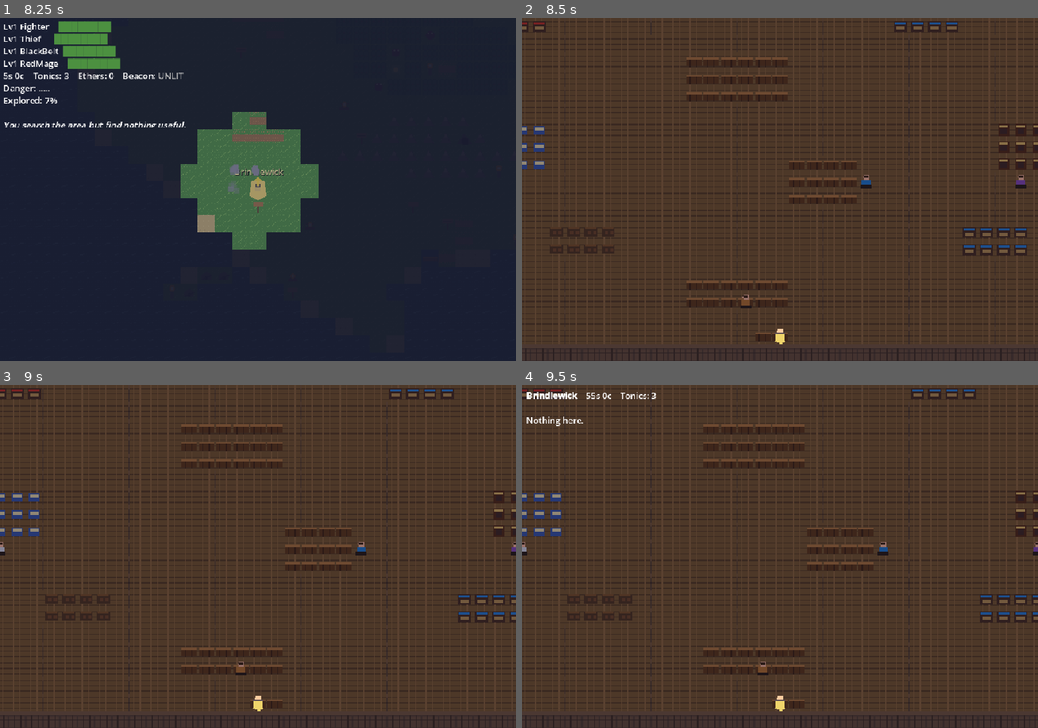
Above: before the commit, frames 1-4 (two rows, left to right).
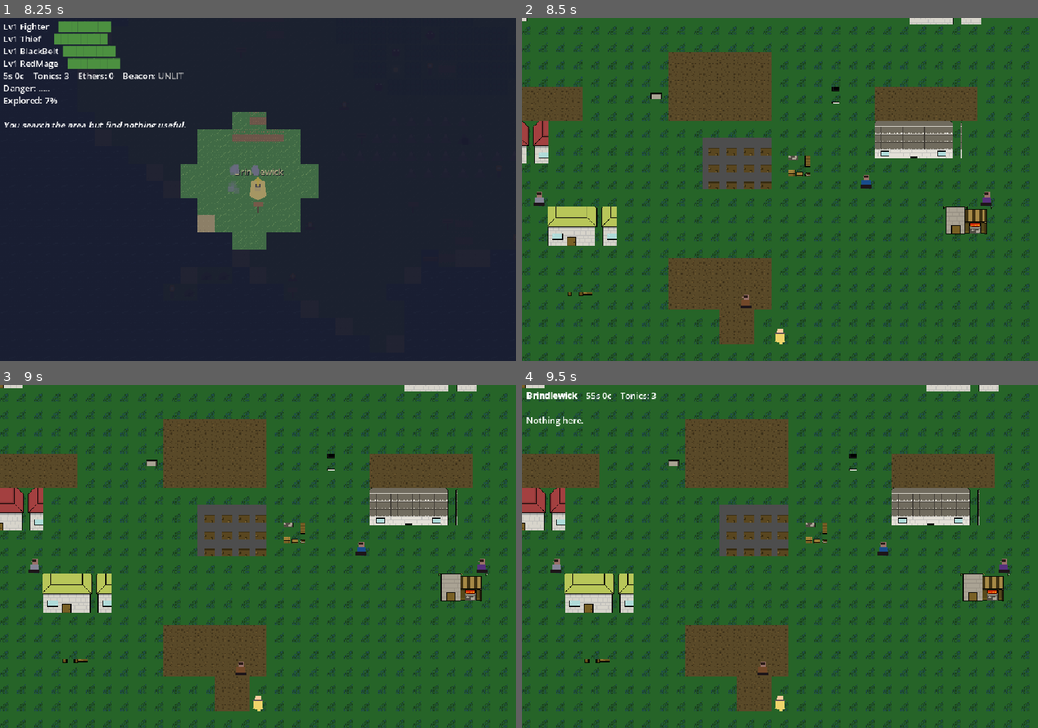
Above: after the commit, the same moments.

Repository: wink-/lanternhouse
Game: Godot game, scene res://scenes/title/title.tscn
Two runs of this game, one before a commit and one after it. Both use one fixed random seed, a clock stepped at 60 frames per second and the inputs below.
Inputs:
- Up to frame 1 (8.25 s): tap Enter at 0.5, 2, 2.1, 3.5 s; hold D (move_right) 0.53-1.28 s; tap E (interact) at 0.6 s; tap Space at 0.77, 1.25, 1.52, 2.75, 3.02, 3.77, 4.25, 4.52, 6.02, 6.77, 7.52 s; hold S (move_down) 1.28-2.03 s; tap 1 at 1.35 s; hold D (move_right) 2.03-2.78 s; hold W (move_up) 2.78-3.53 s; tap 2 at 2.85 s; hold A (move_left) 3.53-5.03 s; tap 3 at 3.6 s; tap Escape at 4.15 s; tap 4 at 4.35 s; hold S (move_down) 5.03-5.78 s; tap 5 at 5.1 s; hold D (move_right) 5.78-6.53 s; tap Tab at 5.85 s; hold W (move_up) 6.53-7.28 s; tap M at 6.6 s; hold D (move_right) 7.28-8.03 s; tap I at 7.35 s; hold S (move_down) from 8.03 s (still down); tap C at 8.1 s
- Up to frame 2 (8.5 s): keep holding S (move_down)
- Up to frame 3 (9 s): release S (move_down) at 8.78 s; hold A (move_left) from 8.78 s (still down); tap J at 8.85 s
- Up to frame 4 (9.5 s): keep holding A (move_left); tap Space at 9.02 s

Frame 1 is identical in both runs. In frame 2, 91% of the frame differs, in the area x 0-100%, y 0-100%; in frame 3, 91%; in frame 4, 91%.

Commit message:
Use Quiet Village assets for Brindlewick

Diff:
--- a/scenes/town/town.tscn
+++ b/scenes/town/town.tscn
@@ -6,6 +6,12 @@
 script = ExtResource("1_town")
 
 [node name="MapLayer" type="Node2D" parent="."]
+
+[node name="BuildingLayer" type="Node2D" parent="."]
+z_index = 5
+
+[node name="PropLayer" type="Node2D" parent="."]
+z_index = 6
 
 [node name="Camera2D" type="Camera2D" parent="."]
 enabled = true
--- a/scripts/data/npcs.gd
+++ b/scripts/data/npcs.gd
@@ -396,28 +396,28 @@
 static func npc_schedules() -> Dictionary:
 	return {
 		"weapon_merchant": {
-			"day": Vector2i(4, 4),
-			"dawn": Vector2i(4, 4),
+			"day": Vector2i(6, 7),
+			"dawn": Vector2i(6, 7),
 			"dusk": Vector2i(18, 20),
 			"night": Vector2i(18, 20),
 		},
 		"armor_merchant": {
-			"day": Vector2i(29, 4),
-			"dawn": Vector2i(29, 4),
+			"day": Vector2i(31, 8),
+			"dawn": Vector2i(31, 8),
 			"dusk": Vector2i(25, 13),
 			"night": Vector2i(25, 13),
 		},
 		"innkeeper": {
-			"day": Vector2i(4, 13),
-			"dawn": Vector2i(4, 13),
-			"dusk": Vector2i(4, 13),
-			"night": Vector2i(4, 13),
+			"day": Vector2i(6, 14),
+			"dawn": Vector2i(6, 14),
+			"dusk": Vector2i(6, 14),
+			"night": Vector2i(6, 14),
 		},
 		"elder": {
-			"day": Vector2i(34, 13),
-			"dawn": Vector2i(34, 13),
-			"dusk": Vector2i(34, 13),
-			"night": Vector2i(34, 13),
+			"day": Vector2i(32, 14),
+			"dawn": Vector2i(32, 14),
+			"dusk": Vector2i(32, 14),
+			"night": Vector2i(32, 14),
 		},
 		"tavern_keeper": {
 			"day": Vector2i(18, 20),
@@ -426,20 +426,20 @@
 			"night": Vector2i(18, 20),
 		},
 		"healer": {
-			"day": Vector2i(25, 13),
-			"dawn": Vector2i(4, 13),
-			"dusk": Vector2i(25, 13),
-			"night": Vector2i(4, 13),
+			"day": Vector2i(22, 13),
+			"dawn": Vector2i(6, 14),
+			"dusk": Vector2i(22, 13),
+			"night": Vector2i(6, 14),
 		},
 		"tinkerer": {
-			"day": Vector2i(14, 4),
-			"dawn": Vector2i(14, 4),
+			"day": Vector2i(15, 7),
+			"dawn": Vector2i(15, 7),
 			"dusk": Vector2i(18, 20),
 			"night": Vector2i(18, 20),
 		},
 		"realtor": {
-			"day": Vector2i(36, 3),
-			"dawn": Vector2i(36, 3),
+			"day": Vector2i(35, 6),
+			"dawn": Vector2i(35, 6),
 			"dusk": Vector2i(18, 20),
 			"night": Vector2i(18, 20),
 		},
--- a/scripts/town.gd
+++ b/scripts/town.gd
@@ -24,6 +24,15 @@
 const CharDB := preload("res://scripts/data/classes.gd")
 const TILE_SIZE := 16
 const TOWN_ATLAS_PATH := "res://assets/sprites/tiles/lanternhouse_town.png"
+const QUIET_TILES_PATH := "res://assets/sprites/vendor/quiet_village/Tiles.png"
+const QUIET_BUILDINGS_PATH := "res://assets/sprites/vendor/quiet_village/Buildings.png"
+const QUIET_PROPS_PATH := "res://assets/sprites/vendor/quiet_village/Props.png"
+const QUIET_TILE_RECTS := {
+	".": Rect2i(Vector2i(0, 162), Vector2i(TILE_SIZE, TILE_SIZE)),
+	"=": Rect2i(Vector2i(6, 8), Vector2i(TILE_SIZE, TILE_SIZE)),
+	"@": Rect2i(Vector2i(272, 0), Vector2i(TILE_SIZE, TILE_SIZE)),
+	"H": Rect2i(Vector2i(0, 162), Vector2i(TILE_SIZE, TILE_SIZE)),
+}
 const TILE_RECTS := {
 	"#": Rect2i(Vector2i(0, 0), Vector2i(TILE_SIZE, TILE_SIZE)),
 	".": Rect2i(Vector2i(16, 0), Vector2i(TILE_SIZE, TILE_SIZE)),
@@ -48,30 +57,30 @@
 const PLAYER_RECT := Rect2i(Vector2i(0, 48), Vector2i(TILE_SIZE, TILE_SIZE))
 
 const MAP := [
-	"########################################",
-	"#......................................#",
-	"#..WWWW......SSSS..........AAAA....RR..#",
-	"#..WWWW......SSSS..........AAAA....RR..#",
-	"#..WWWW....................AAAA........#",
-	"#......................................#",
-	"#..............@@@@@@..................#",
-	"#..............@@@@@@..................#",
-	"#..............@@@@@@..................#",
-	"#......................................#",
-	"#..IIII..........................EEEE..#",
-	"#..IIII..........................EEEE..#",
-	"#..IIII..............@@@@........EEEE..#",
-	"#....................@@@@..............#",
-	"#....................@@@@..............#",
-	"#......................................#",
-	"#......SSSS....................AAAA....#",
-	"#......SSSS....................AAAA....#",
-	"#......................................#",
-	"#..............@@@@@@..................#",
-	"#..............@@@@@@..................#",
-	"#......................................#",
-	"#..................@@..................#",
-	"########################################",
+	"........................................",
+	"........................................",
+	"...HHHHHH.......HHHHHHH......HHHHHHH....",
+	"...HHHHHH.......HHHHHHH......HHHHHHH....",
+	"...HHHHHH.......HHHHHHH......HHHHHHH....",
+	"...HHHHHH...............................",
+	"..............======....................",
+	"..............======....................",
+	"...======.....======......======........",
+	"...======.....======......======........",
+	"...HHHHHH..................HHHHHH.......",
+	"...HHHHHH.......@@@@......HHHHHH........",
+	"...HHHHHH.......@@@@......HHHHHH........",
+	"................@@@@....................",
+	"........................................",
+	".......HHHHHH.................HHHHHH....",
+	".......HHHHHH.................HHHHHH....",
+	".......HHHHHH.................HHHHHH....",
+	"..............======....................",
+	"..............======....................",
+	"..............======....................",
+	".................==.....................",
+	".................==.....................",
+	"........................................",
 ]
 
 const COLORS := {
@@ -79,7 +88,7 @@
 	"W": Color("27ae60"), "A": Color("27ae60"), "I": Color("3498db"),
 	"S": Color("9b59b6"), "E": Color("e67e22"), "R": Color("e67e22"),
 }
-const BLOCKED := {"#":true}
+const BLOCKED := {"#": true, "H": true}
 const NPC_IDS := ["weapon_merchant", "armor_merchant", "innkeeper", "elder", "tavern_keeper", "healer", "tinkerer", "realtor"]
 var npc_positions: Dictionary = {}
 var _npc_markers: Dictionary = {}  # npc_id -> Sprite2D
@@ -96,17 +105,25 @@
 var _wander_timer: float = 0.0
 var _npc_wander_pos: Dictionary = {}
 var _town_atlas: Texture2D
+var _quiet_tiles: Texture2D
+var _quiet_buildings: Texture2D
+var _quiet_props: Texture2D
 const WANDER_INTERVAL := 2.5
 const WANDER_RADIUS := 3
 
 @onready var map_layer: Node2D = $MapLayer
+@onready var building_layer: Node2D = $BuildingLayer
+@onready var prop_layer: Node2D = $PropLayer
 @onready var camera: Camera2D = $Camera2D
 @onready var player_sprite: Node2D = $PlayerSprite
 @onready var dialog: RichTextLabel = $UILayer/Dialog
 
 func _ready() -> void:
 	_load_town_atlas()
+	_load_quiet_village_assets()
 	_draw_map()
+	_draw_buildings()
+	_draw_props()
 	_build_npc_positions()
 	_draw_npcs()
 	_configure_camera()
@@ -135,11 +152,34 @@
 		return
 	_town_atlas = ImageTexture.create_from_image(image)
 
+func _load_quiet_village_assets() -> void:
+	_quiet_tiles = _load_png_texture(QUIET_TILES_PATH)
+	_quiet_buildings = _load_png_texture(QUIET_BUILDINGS_PATH)
+	_quiet_props = _load_png_texture(QUIET_PROPS_PATH)
+
+func _load_png_texture(path: String) -> Texture2D:
+	if not FileAccess.file_exists(path):
+		push_warning("Image missing: %s" % path)
+		return null
+	var image := Image.new()
+	if image.load(path) != OK:
+		push_warning("Image could not be loaded: %s" % path)
+		return null
+	return ImageTexture.create_from_image(image)
+
 func _draw_map() -> void:
 	for y in range(MAP.size()):
 		for x in range(MAP[y].length()):
 			var tile: String = MAP[y].substr(x, 1)
-			if _town_atlas:
+			if _quiet_tiles and QUIET_TILE_RECTS.has(tile):
+				var sprite := Sprite2D.new()
+				sprite.texture = _quiet_tiles
+				sprite.region_enabled = true
+				sprite.region_rect = QUIET_TILE_RECTS.get(tile, QUIET_TILE_RECTS["."])
+				sprite.centered = false
+				sprite.position = Vector2(x * TILE_SIZE, y * TILE_SIZE)
+				map_layer.add_child(sprite)
+			elif _town_atlas:
 				var sprite := Sprite2D.new()
 				sprite.texture = _town_atlas
 				sprite.region_enabled = true
@@ -153,6 +193,45 @@
 				rect.position = Vector2(x * TILE_SIZE, y * TILE_SIZE)
 				rect.size = Vector2(TILE_SIZE, TILE_SIZE)
 				map_layer.add_child(rect)
+
+func _draw_buildings() -> void:
+	if not _quiet_buildings:
+		return
+	_add_building(Vector2i(3, 2), Rect2i(Vector2i(14, 16), Vector2i(118, 72)), 0.55)
+	_add_building(Vector2i(15, 2), Rect2i(Vector2i(219, 16), Vector2i(172, 72)), 0.48)
+	_add_building(Vector2i(28, 2), Rect2i(Vector2i(354, 466), Vector2i(129, 72)), 0.52)
+	_add_building(Vector2i(3, 10), Rect2i(Vector2i(15, 573), Vector2i(117, 72)), 0.55)
+	_add_building(Vector2i(26, 10), Rect2i(Vector2i(610, 2), Vector2i(193, 83)), 0.42)
+	_add_building(Vector2i(7, 15), Rect2i(Vector2i(16, 681), Vector2i(116, 72)), 0.55)
+	_add_building(Vector2i(30, 15), Rect2i(Vector2i(791, 609), Vector2i(84, 92)), 0.55)
+
+func _add_building(grid: Vector2i, region: Rect2i, scale_amount: float) -> void:
+	var sprite := Sprite2D.new()
+	sprite.texture = _quiet_buildings
+	sprite.region_enabled = true
+	sprite.region_rect = region
+	sprite.centered = false
+	sprite.position = Vector2(grid * TILE_SIZE)
+	sprite.scale = Vector2(scale_amount, scale_amount)
+	building_layer.add_child(sprite)
+
+func _draw_props() -> void:
+	if not _quiet_props:
+		return
+	_add_prop(Vector2i(21, 12), Rect2i(Vector2i(100, 39), Vector2i(36, 36)), 0.55)
+	_add_prop(Vector2i(13, 8), Rect2i(Vector2i(65, 24), Vector2i(28, 17)), 0.7)
+	_add_prop(Vector2i(23, 8), Rect2i(Vector2i(18, 41), Vector2i(26, 27)), 0.6)
+	_add_prop(Vector2i(8, 20), Rect2i(Vector2i(0, 108), Vector2i(38, 10)), 0.8)
+
+func _add_prop(grid: Vector2i, region: Rect2i, scale_amount: float) -> void:
+	var sprite := Sprite2D.new()
+	sprite.texture = _quiet_props
+	sprite.region_enabled = true
+	sprite.region_rect = region
+	sprite.centered = false
+	sprite.position = Vector2(grid * TILE_SIZE)
+	sprite.scale = Vector2(scale_amount, scale_amount)
+	prop_layer.add_child(sprite)
 
 
 func _build_npc_positions() -> void:
Binary file added: assets/sprites/vendor/quiet_village/Buildings.png
Binary file added: assets/sprites/vendor/quiet_village/Props.png
Not shown, added: assets/sprites/vendor/quiet_village/Readme.txt
Binary file added: assets/sprites/vendor/quiet_village/Tiles.png
Not shown, added: docs/asset-credits.md
